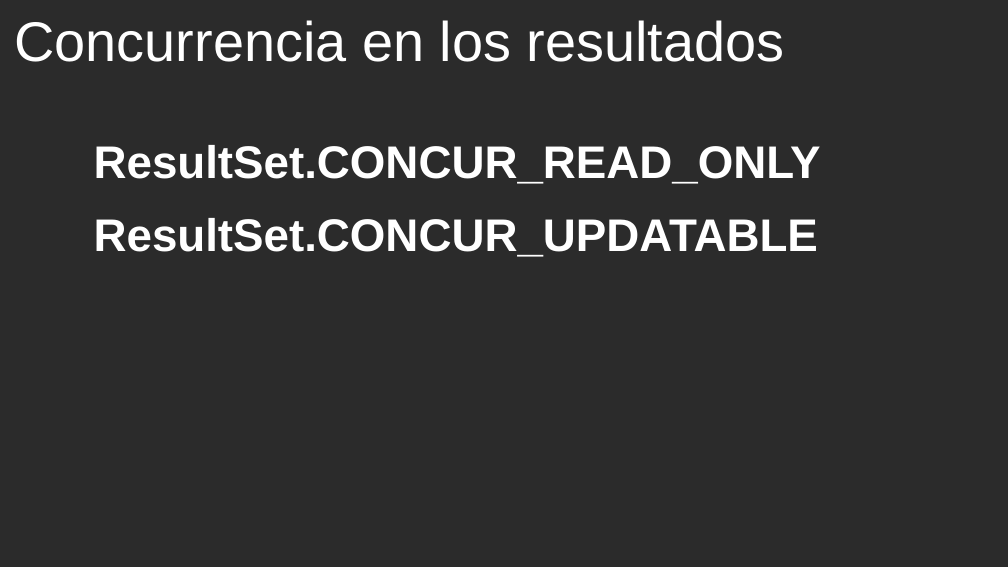
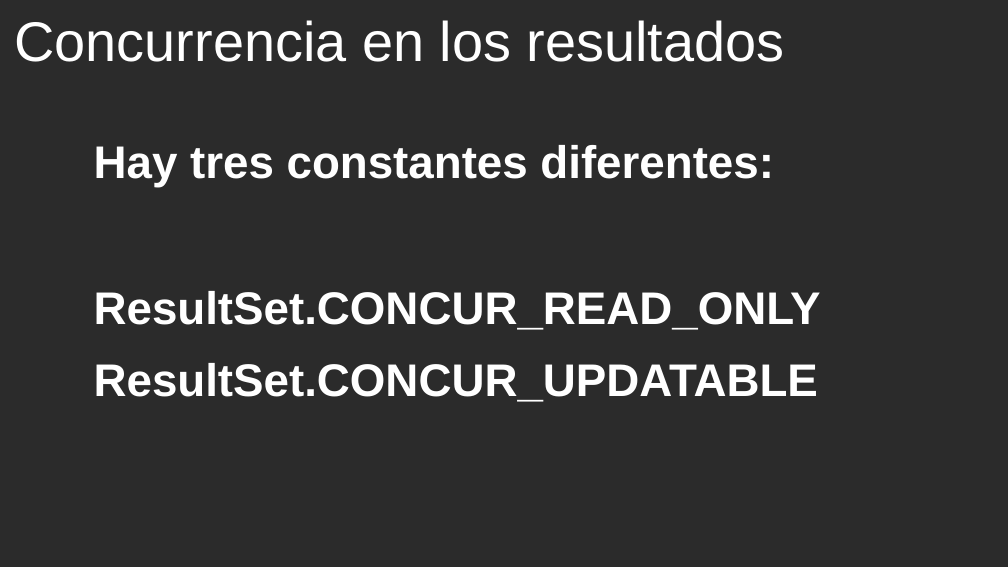
Before and after one commit to cmorenoruiz/ApuntesProgramacion, a slide deck: slide 33 of Unidad 13 Acceso a Bases de Datos/Acceso a BD Presentación para clase.odp (slide 32 before the commit). Drawn at 1008x567 pixels with LibreOffice and Linux fonts; fonts in the diff are those of the drawing; background and template pictures are left out; a plain dark background stands for a picture behind light text. Boxes give left, top, right and bottom in pixels: in the first picture for what was removed or moved away, otherwise in the second. Text is boxed around its words. In the diff, an @@ line names an element or a change of style, - is before the commit and + after.

```diff
--- a/Unidad 13 Acceso a Bases de Datos/Acceso a BD Presentación para clase.odp
+++ b/Unidad 13 Acceso a Bases de Datos/Acceso a BD Presentación para clase.odp
@@ text at (94, 145, 774, 187): paragraph added @@
+Hay tres constantes diferentes:
```
Also in this commit, not shown: 4 other slides changed.
